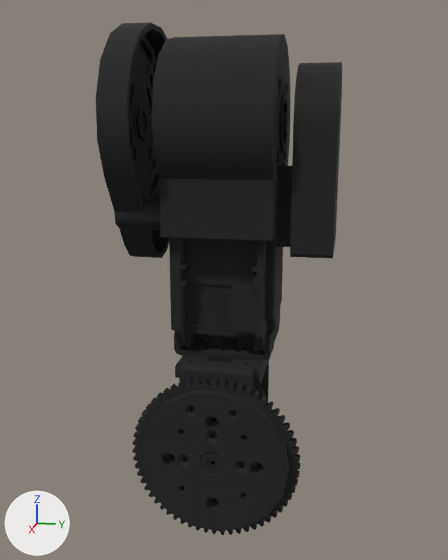
An edit to the COLLADA model meshes/shoulder_pitch.dae, drawn before and after from the same camera.
Both versions are drawn from a 50 mm camera at (0.2176, 0.0461, 0.1237) aimed at (-0.0206, -0.0016, 0.0642). Every picture has the same lights, and +X, +Y and +Z are marked at lower left. Vertices at the same position are counted once.

In view in the first picture: 'ShoulderPitch'.
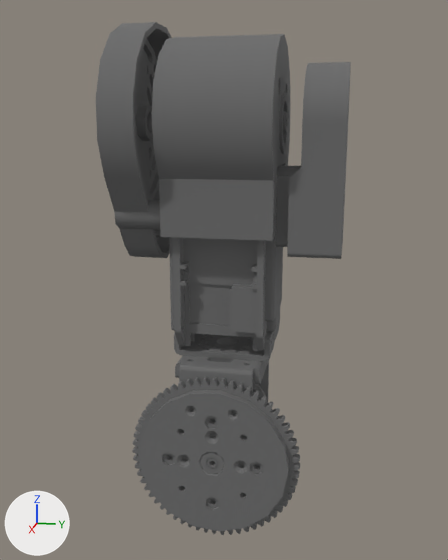
Location of each change, (x1, y1, x2, y2) in pixels of the pictures (448 x 560 px):
'ShoulderPitch', recoloured, surface changed, reshaped (black to grey): before (96, 22, 342, 535); after (96, 22, 351, 535)

What the commit changed:
Material 'mymaterial' (mat_mymaterial) changes colour from black #191919 to dark grey #666666; in linear values from (0.01, 0.01, 0.01) to (0.133, 0.133, 0.133).
In material 'mymaterial' (mat_mymaterial), emission_color is now set to (0.01, 0.01, 0.01), black #191919.
In material 'mymaterial' (mat_mymaterial), emission_strength is now set to 1.0.
me_cyton_gamma300 is used by ob_shoulderpitch; location (0.0, 0.0, 0.0).
me_cyton_gamma300 had 16851 vertices, 34138 faces and spanned x -0.057..0.014, y -0.038..0.041, z -0.033..0.161.
me_cyton_gamma300 now has 16728 vertices, 33801 faces and spans x -0.057..0.014, y -0.038..0.045, z -0.033..0.161.
me_cyton_gamma300 part 1: 301 vertices moved from x -0.057..0.014, y -0.038..0.041, z -0.032..0.16 to x -0.057..0.014, y -0.034..0.045, z -0.032..0.159; 520 vertices removed from x -0.055..0.012, y -0.038..0.041, z -0.029..0.161; 397 vertices added at x -0.055..0.012, y -0.031..0.045, z -0.029..0.161.
